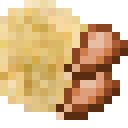
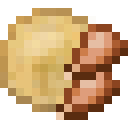
Layers edited between the first and the second w=128, h=128 image:
renamed "dumpling" to "dumplings", painted on it over [0, 0, 96, 112]
